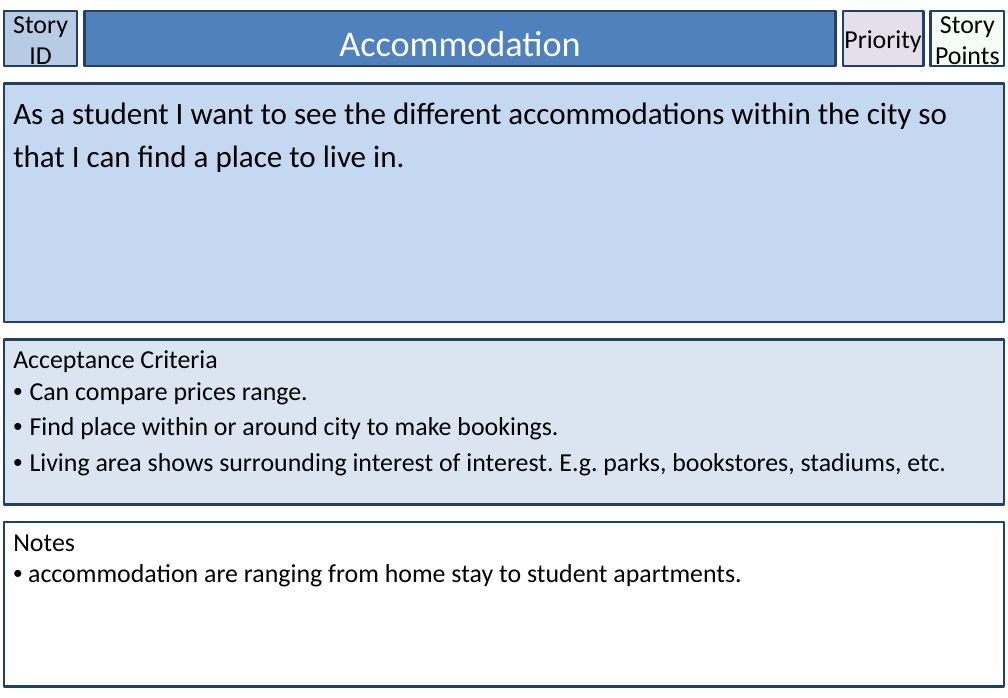
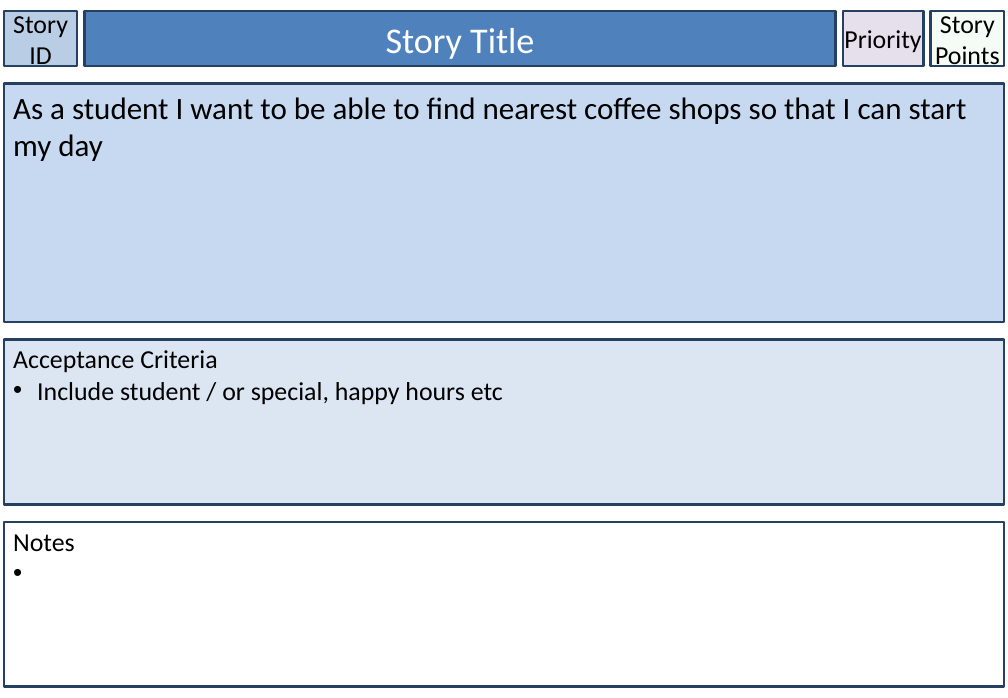
Before and after one commit to lufee84/GROUP-44, a slide deck: slide 42 of Adrian - STORY CARD.pptx (slide 36 before the commit). Drawn at 1008x698 pixels with LibreOffice and Linux fonts; fonts in the diff are those of the drawing. Boxes give left, top, right and bottom in pixels: in the first picture for what was removed or moved away, otherwise in the second. Text is boxed around its words. In the diff, an @@ line names an element or a change of style, - is before the commit and + after.

```diff
--- a/Adrian - STORY CARD.pptx
+++ b/Adrian - STORY CARD.pptx
@@ rectangle "Story Title" at [85,11,836,66]: outline #244061 2 pt to #254061 2 pt @@
@@ text in rectangle at [386,28,534,59]: text changed @@
-Accommodation
+Story Title
@@ rectangle "As a student I want ..." at [4,84,1004,322]: fill #C5D8F1 to #C6D9F1; outline #244061 2 pt to #254061 2 pt @@
@@ text in rectangle at [13,97,967,161]: text changed @@
-As a student I want to see the different accommodations within the city so that I can find a place to live in.
+As a student I want to be able to find nearest coffee shops so that I can start my day
@@ rectangle "Acceptance Criteria" at [4,340,1004,504]: fill #DAE5F1 to #DCE6F2; outline #244061 2 pt to #254061 2 pt @@
@@ text in rectangle at [37,382,503,405]: text changed @@
-• Can compare prices range.
-• Find place within or around city to make bookings.
-• Living area shows surrounding interest of interest. E.g. parks, bookstores, stadiums, etc.
+• Include student / or special, happy hours etc
@@ rectangle "Notes" at [4,522,1004,687]: outline #244061 2 pt to #254061 2 pt @@
@@ text in rectangle at [28,564,741,587]: paragraph removed @@
-• accommodation are ranging from home stay to student apartments.
```
Also in this commit, not shown: 57 other slides changed, 9 slides added, 4 slides removed, 5 other files.
